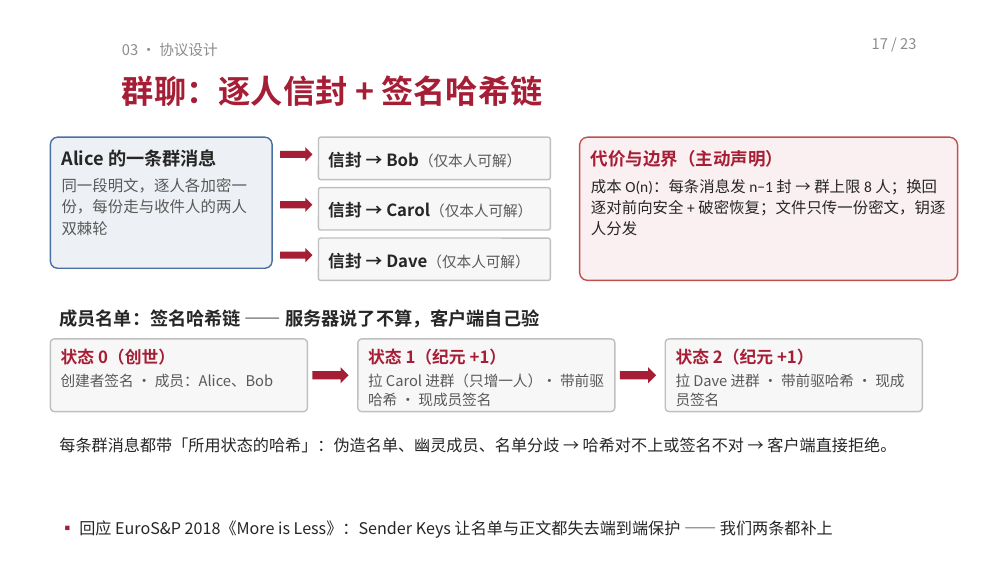
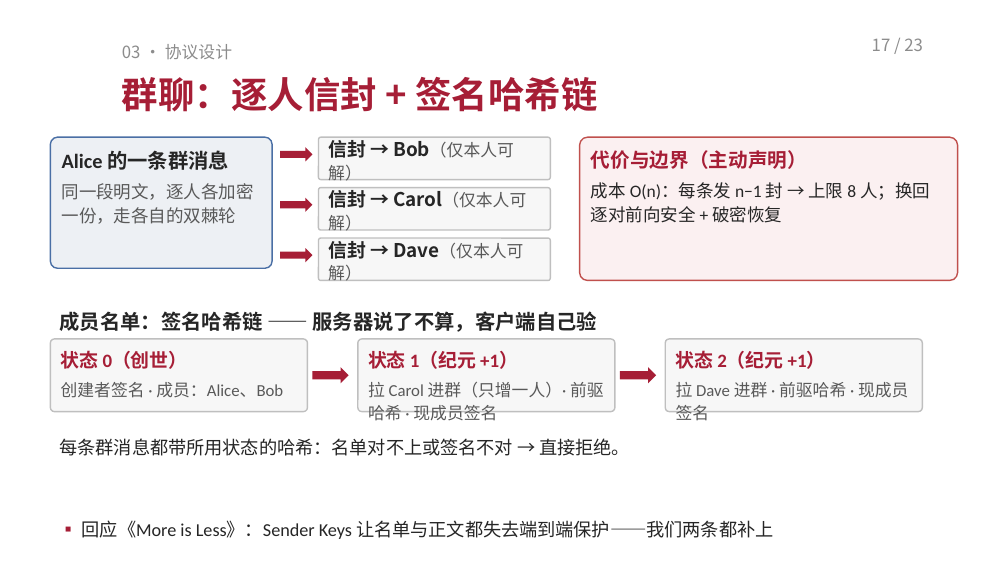
Before and after one commit to TomHaoZi/ECNUchat, a slide deck: slide 17 of 中期汇报/ECNUchat-中期汇报.pptx. Drawn at 1008x572 pixels with LibreOffice and Linux fonts; fonts in the diff are those of the drawing. Boxes give left, top, right and bottom in pixels: in the first picture for what was removed or moved away, otherwise in the second. Text is boxed around its words. In the diff, an @@ line names an element or a change of style, - is before the commit and + after.

Commit message:
PPT 再精简大字版：标题 26 磅、正文 13.5–14.5 磅，每页只留短句要点；图解文字同步放大并删繁就简；预览 PDF 重新生成

```diff
--- a/中期汇报/ECNUchat-中期汇报.pptx
+++ b/中期汇报/ECNUchat-中期汇报.pptx
@@ text "03 · 协议设计" at box(122, 44, 232, 59): size 10.5 to 12 pt @@
@@ text "17 / 23" at box(872, 38, 923, 51): size 10.5 to 12 pt @@
@@ text "群聊：逐人信封 + 签名哈希链" at box(122, 77, 597, 112): size 23 to 26 pt @@
@@ rounded rectangle "信封 → Bob（仅本人可解）" at box(319, 137, 550, 179): size 12 to 13.5 pt in "信封 → Bob（仅本人可解）"; size 10.5 to 12 pt in "Bob（仅本人可解）" @@
@@ text in rounded rectangle at box(62, 150, 229, 170): size 13 to 14.5 pt, font Noto Sans CJK SC to Calibri in "Alice 的一条群消息"; more space between paragraphs @@
@@ text in rounded rectangle at box(591, 150, 807, 169): size 12.5 to 14 pt in "代价与边界（主动声明）" @@
@@ text in rounded rectangle at box(62, 183, 254, 224): text changed; size 11 to 12.5 pt; font Noto Sans CJK SC to Calibri @@
-同一段明文，逐人各加密一份，每份走与收件人的两人双棘轮
+同一段明文，逐人各加密一份，走各自的双棘轮
@@ rounded rectangle "信封 → Carol（仅本人可解）" at box(319, 187, 550, 230): size 12 to 13.5 pt in "信封 → Carol（仅本人可解）"; size 10.5 to 12 pt in "Carol（仅本人可解）" @@
@@ text in rounded rectangle at box(591, 182, 930, 223): text changed; size 11 to 12.5 pt @@
-成本 O(n)：每条消息发 n−1 封 → 群上限 8 人；换回逐对前向安全 + 破密恢复；文件只传一份密文，钥逐人分发
+成本 O(n)：每条发 n−1 封 → 上限 8 人；换回逐对前向安全 + 破密恢复
@@ rounded rectangle "信封 → Dave（仅本人可解）" at box(319, 238, 550, 280): size 12 to 13.5 pt in "信封 → Dave（仅本人可解）"; size 10.5 to 12 pt in "Dave（仅本人可解）" @@
@@ text "成员名单：签名哈希链 —— 服务器说了不算，客户端自己验" at box(59, 311, 598, 332): size 13 to 14.5 pt, font Noto Sans CJK SC to Calibri; line spacing 1.1 to 1.15; more space between paragraphs @@
@@ rounded rectangle "状态 0（创世）" at box(50, 339, 307, 411): size 12 to 13.5 pt in "状态 0（创世）"; font Noto Sans CJK SC to Calibri; size 10.5 to 12 pt in "创建者签名 · 成员：Alice、Bob"; line spacing 1.1 to 1.15; more space between paragraphs @@
@@ text in rounded rectangle at box(368, 350, 518, 369): size 12 to 13.5 pt, font Noto Sans CJK SC to Calibri in "状态 1（纪元 +1）"; line spacing 1.1 to 1.15; more space between paragraphs @@
@@ text in rounded rectangle at box(676, 350, 826, 369): size 12 to 13.5 pt, font Noto Sans CJK SC to Calibri in "状态 2（纪元 +1）"; line spacing 1.1 to 1.15; more space between paragraphs @@
@@ text in rounded rectangle at box(368, 382, 604, 421): text changed; size 10.5 to 12 pt; font Noto Sans CJK SC to Calibri @@
-拉 Carol 进群（只增一人）· 带前驱哈希 · 现成员签名
+拉 Carol 进群（只增一人）· 前驱哈希 · 现成员签名
@@ text in rounded rectangle at box(676, 382, 908, 420): text changed; size 10.5 to 12 pt; font Noto Sans CJK SC to Calibri @@
-拉 Dave 进群 · 带前驱哈希 · 现成员签名
+拉 Dave 进群 · 前驱哈希 · 现成员签名
@@ text at box(59, 438, 630, 456): text changed; size 11.5 to 13 pt; font Noto Sans CJK SC to Calibri @@
-每条群消息都带「所用状态的哈希」：伪造名单、幽灵成员、名单分歧 → 哈希对不上或签名不对 → 客户端直接拒绝。
+每条群消息都带所用状态的哈希：名单对不上或签名不对 → 直接拒绝。
@@ text at box(82, 520, 773, 539): text changed; size 11.5 to 13 pt; font Noto Sans CJK SC to Calibri @@
-▪ 回应 EuroS&P 2018《More is Less》：Sender Keys 让名单与正文都失去端到端保护 —— 我们两条都补上
+▪ 回应《More is Less》：Sender Keys 让名单与正文都失去端到端保护——我们两条都补上
```
Also in this commit, not shown: 20 other slides changed, 2 other files.
